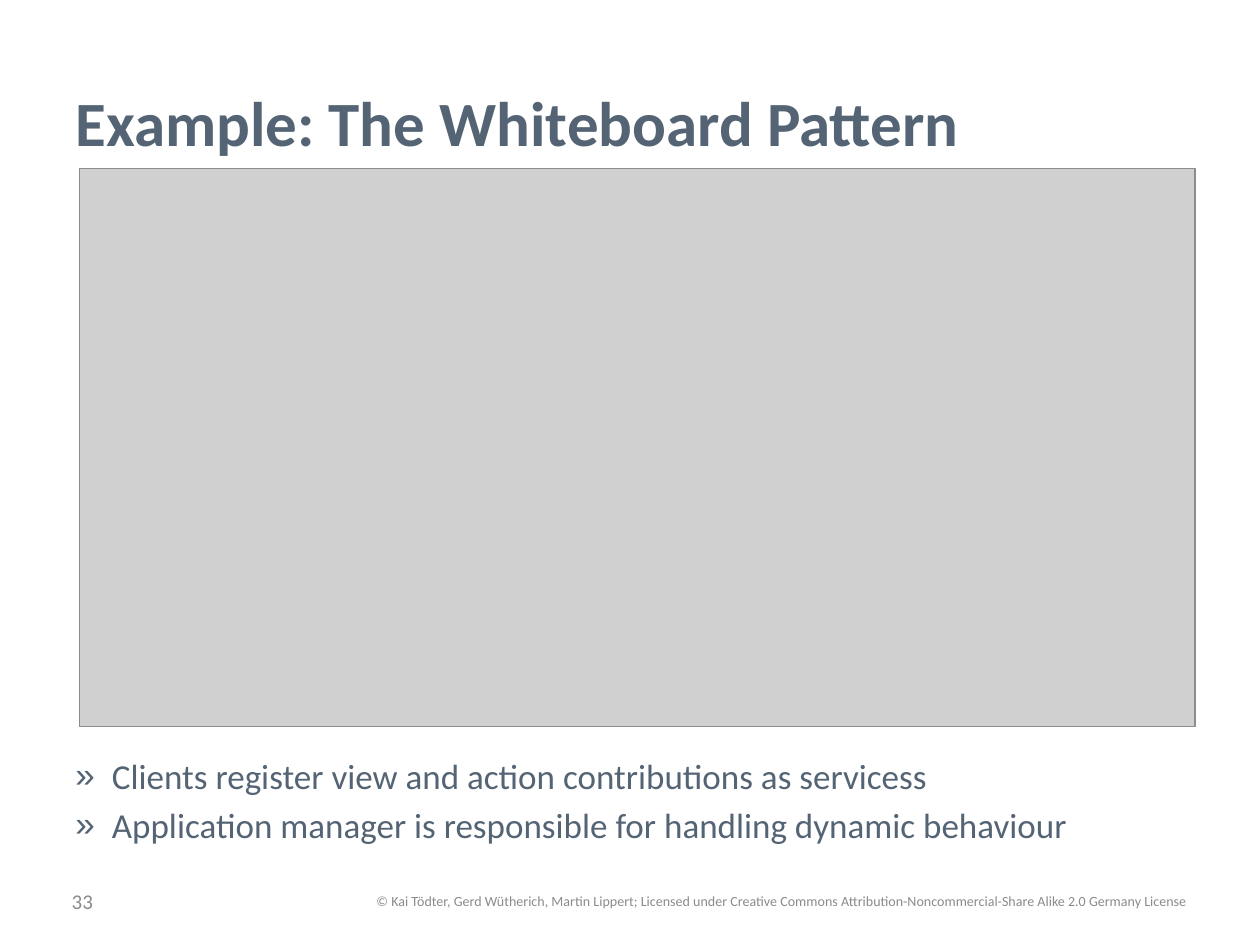
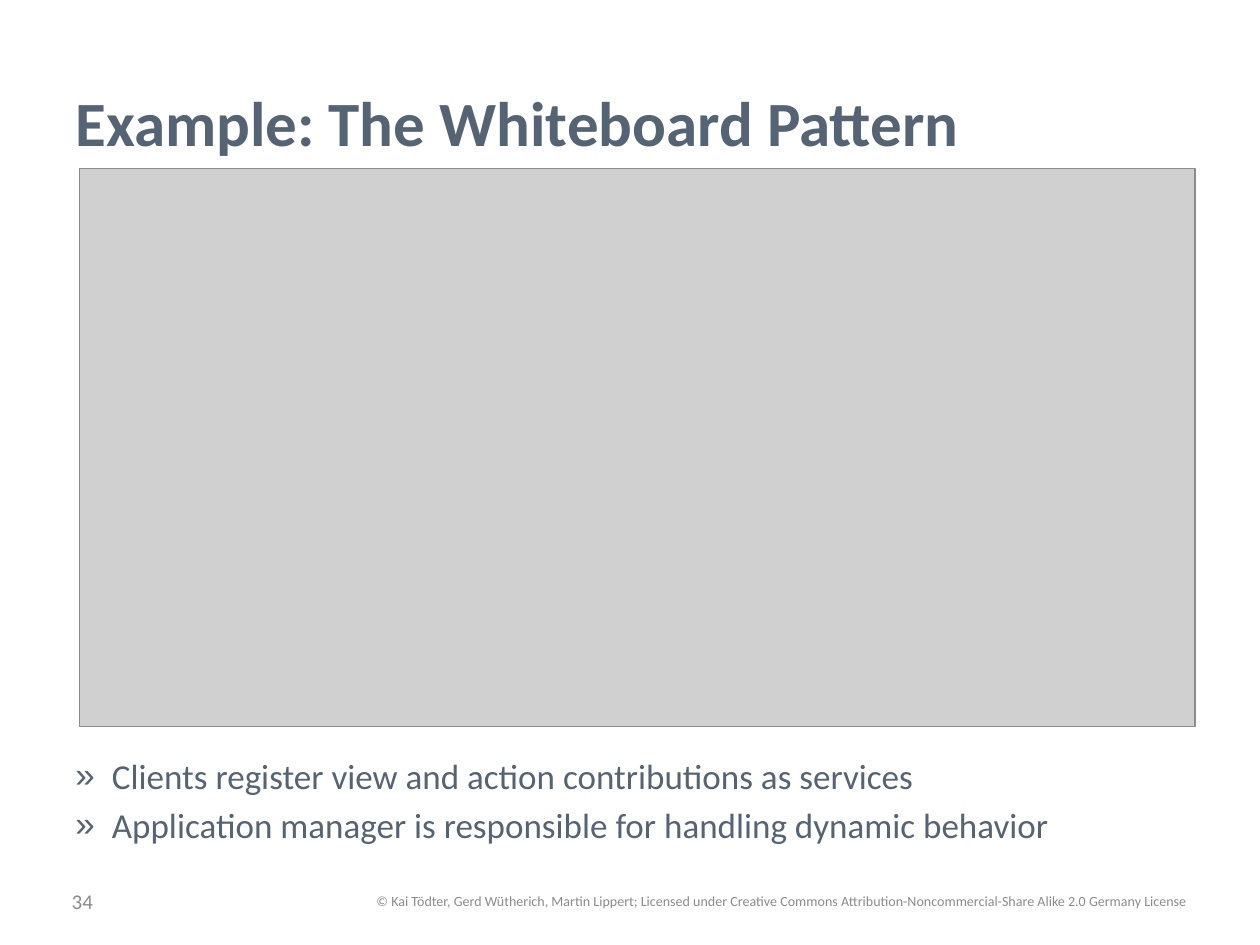
Before and after one commit to osgi-forks/osgi-person-manager, a slide deck: slide 34 of presentations/Patterns and Best Practices for dynamic OSGi Applications.pptx (slide 33 before the commit). Drawn at 1260x945 pixels with LibreOffice and Linux fonts; fonts in the diff are those of the drawing; grey boxes stand for pictures; background and template pictures are left out. Boxes give left, top, right and bottom in pixels: in the first picture for what was removed or moved away, otherwise in the second. Text is boxed around its words. In the diff, an @@ line names an element or a change of style, - is before the commit and + after.

```diff
--- a/presentations/Patterns and Best Practices for dynamic OSGi Applications.pptx
+++ b/presentations/Patterns and Best Practices for dynamic OSGi Applications.pptx
@@ text at [112,764,1048,844]: text changed @@
-» Clients register view and action contributions as servicess
-» Application manager is responsible for handling dynamic behaviour
+» Clients register view and action contributions as services
+» Application manager is responsible for handling dynamic behavior
@@ page number at [72,895,93,909]: text changed @@
-33
+34
```
Also in this commit, not shown: 3 other slides changed, 1 slide added, 1 other file.
